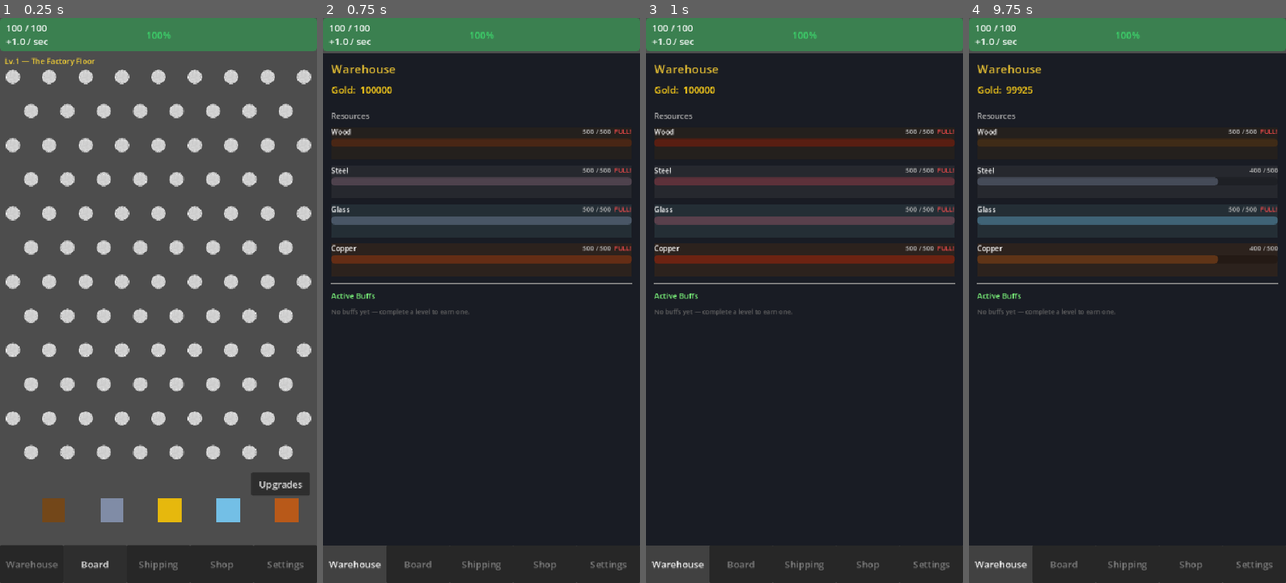
Above: before the commit, frames 1-4 (left to right).
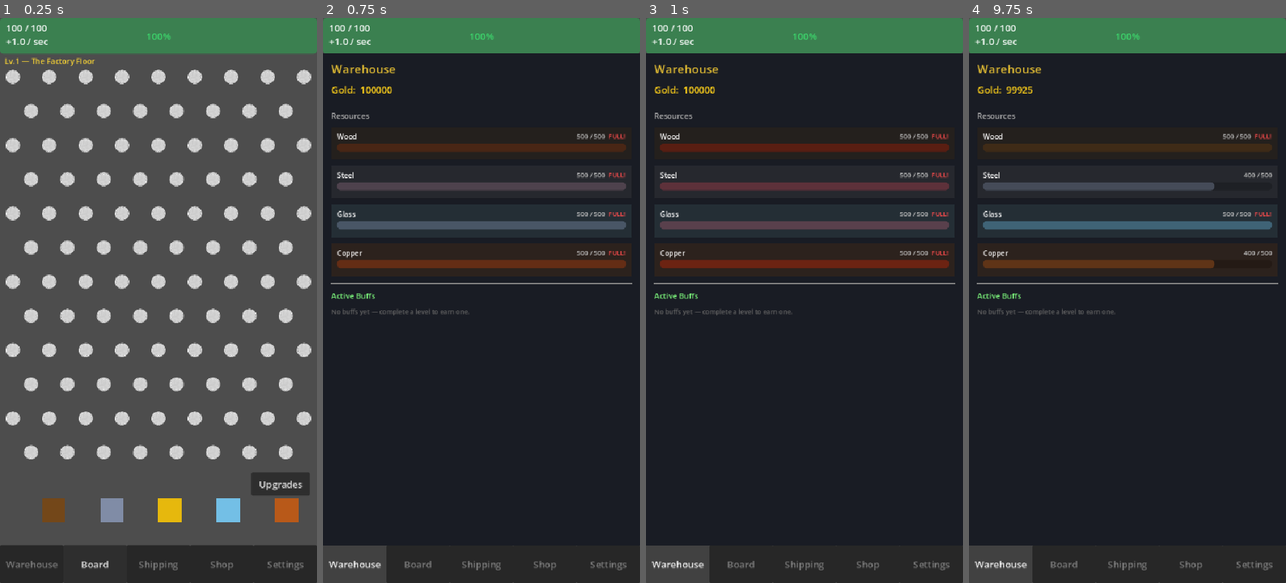
Above: after the commit, the same moments.

Repository: RafaelNTeixeira/ScrapFall
Game: Godot game, scene res://scenes/Main.tscn
Same seed, same stepped clock (60 frames per second), same inputs: the game is played once before the commit and once after it.
Inputs:
- Up to frame 1 (0.25 s): no input
- Up to frame 2 (0.75 s): click "Warehouse" at 0.5 s
- Up to frame 3 (1 s): no input
- Up to frame 4 (9.75 s): click "Board" at 1.25 s; click "Shipping" at 2 s; click "Shop" at 2.75 s; click "Open Crate" at 3.5 s; click "Factory ✓" at 4.25 s; click "Cyberpunk" at 5 s; click "Steampunk" at 5.75 s; click "Zen" at 6.5 s; click "Tier 1 → 50% (200 G)" at 7.25 s; click "Upgrades" at 8 s; click "Buy" at 8.75 s; click "Warehouse" at 9.5 s

The runs differ from the first frame. In frame 1, 0.4% of the frame differs, in the area x 0-100%, y 2-7%; in frame 2, 7.7%; in frame 3, 8.1%, in the area x 0-100%, y 2-45%; in frame 4, 6.9%.

Commit message:
fix: Improved power meter UI placement; Added padding to resource bars

Diff:
--- a/scenes/PowerMeterUI.tscn
+++ b/scenes/PowerMeterUI.tscn
@@ -17,7 +17,7 @@
 [node name="FillBar" type="ProgressBar" parent="Control" unique_id=989091035]
 layout_mode = 0
 offset_right = 540.0
-offset_bottom = 56.0
+offset_bottom = 61.0
 step = 1.0
 
 [node name="EnergyLabel" type="Label" parent="Control" unique_id=574312686]
@@ -39,6 +39,6 @@
 [node name="NoEnergyFlash" type="ColorRect" parent="Control" unique_id=741351804]
 layout_mode = 0
 offset_right = 540.0
-offset_bottom = 56.0
+offset_bottom = 61.0
 mouse_filter = 2
 color = Color(0.8901961, 0, 0, 0)
--- a/scripts/WarehouseUI.gd
+++ b/scripts/WarehouseUI.gd
@@ -125,9 +125,17 @@
 	bg.mouse_filter = Control.MOUSE_FILTER_IGNORE
 	card.add_child(bg)
 
+	# Explicit inner padding — sits in PanelContainer's content rect, on top of bg
+	var margin := MarginContainer.new()
+	margin.add_theme_constant_override("margin_left",   10)
+	margin.add_theme_constant_override("margin_right",  10)
+	margin.add_theme_constant_override("margin_top",     8)
+	margin.add_theme_constant_override("margin_bottom",  8)
+	card.add_child(margin)
+
 	var inner := VBoxContainer.new()
 	inner.add_theme_constant_override("separation", 3)
-	card.add_child(inner)
+	margin.add_child(inner)
 
 	# Label row: name  ·  amount  ·  "FULL!"
 	var label_row := HBoxContainer.new()
